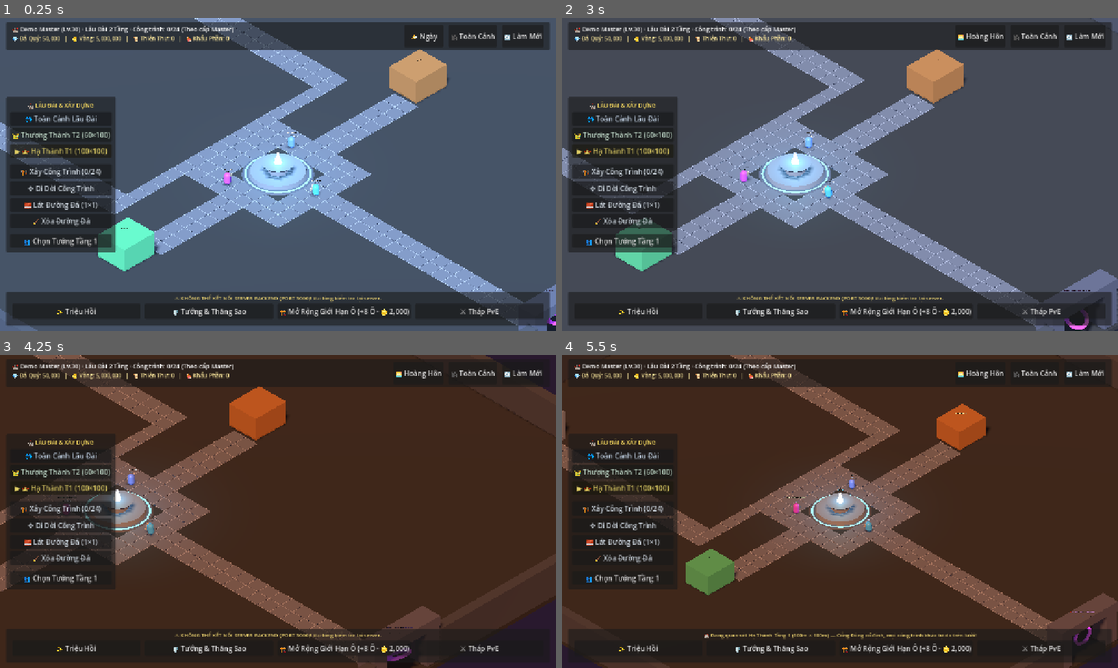
Above: before the commit, frames 1-4 (two rows, left to right).
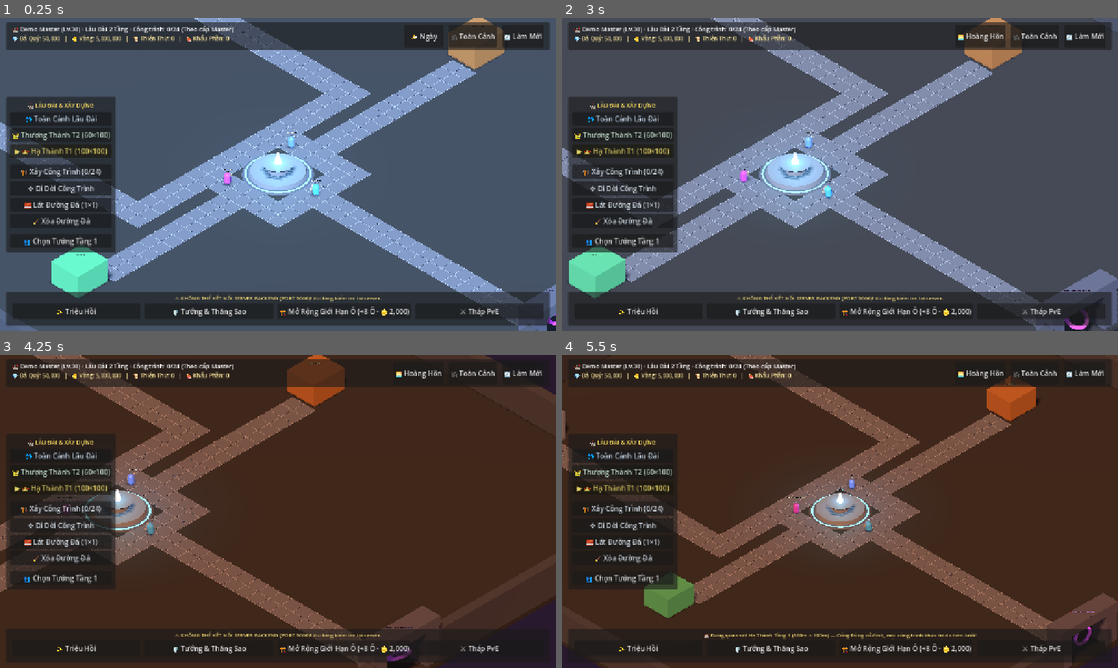
Above: after the commit, the same moments.

Repository: Zombie3012/infinity_gacha
Game: Godot game, scene res://scenes/base/isometric_base_3d.tscn
Same seed, same stepped clock (60 frames per second), same inputs: the game is played once before the commit and once after it.
Inputs (mouse positions are in pixels of both pictures, inside the frame that each line leads up to):
- Up to frame 1 (0.25 s): no input
- Up to frame 2 (3 s): click "🌤️ Ngày" at 0.5 s; click "🌅 Hoàng Hôn" at 1.25 s; click "🌙 Đêm" at 2 s; tap Enter at 2.75 s; move the mouse to (962, 158) at 2.77 s; hold D from 2.78 s (still down); tap R at 2.85 s; click (962, 158) at 2.92 s
- Up to frame 3 (4.25 s): release D at 3.5 s; drag from (166, 527) to (250, 574) at 3.52 s
- Up to frame 4 (5.5 s): click "🎥 Toàn Cảnh" at 4.25 s; move the mouse to (895, 442) at 5.02 s; hold D from 5.03 s (still down); tap Q at 5.1 s

The runs differ from the first frame. In frame 1, 8.5% of the frame differs, in the area x 9-91%, y 0-90%; in frame 2, 7.6%; in frame 3, 4.5%; in frame 4, 6.6%.

Commit message:
fix(lobby-grid): align all structures, plots, and roads to 2m grid master plan

Diff:
--- a/client-godot/scenes/base/base_plot_3d.tscn
+++ b/client-godot/scenes/base/base_plot_3d.tscn
@@ -3,13 +3,13 @@
 [ext_resource type="Script" path="res://scripts/base/base_plot_3d.gd" id="1_plotscript"]
 
 [sub_resource type="BoxMesh" id="BoxMesh_border"]
-size = Vector3(3.15, 0.14, 3.15)
+size = Vector3(3.92, 0.14, 3.92)
 
 [sub_resource type="BoxMesh" id="BoxMesh_pad"]
-size = Vector3(2.85, 0.22, 2.85)
+size = Vector3(3.72, 0.22, 3.72)
 
 [sub_resource type="BoxShape3D" id="BoxShape3D_click"]
-size = Vector3(3.1, 2.6, 3.1)
+size = Vector3(3.9, 2.6, 3.9)
 
 [node name="BasePlot3D" type="Node3D"]
 script = ExtResource("1_plotscript")
--- a/client-godot/scenes/base/isometric_base_3d.gd
+++ b/client-godot/scenes/base/isometric_base_3d.gd
@@ -34,7 +34,7 @@
 const TIER2_GX_MAX := -1
 const GRID_GZ_MIN := 1
 const GRID_GZ_MAX := 49
-const CASTLE_LAYOUT_SAVE_PATH := "user://castle_grid_layout_v2.json"
+const CASTLE_LAYOUT_SAVE_PATH := "user://castle_grid_layout_v3.json"
 
 enum GridEditMode {
 	NONE = 0,
@@ -786,39 +786,51 @@
 	return true
 
 func _get_default_plot_grid_coord(plot_num: int) -> Vector2i:
-	# Distribute default plot positions cleanly along the avenues of Tier 1 and Tier 2
+	# Clean Master-Plan distribution for all 48 2x2 Plots along the Castle Avenues (no road overlap)
 	var idx := plot_num - 1
-	if idx < 32:
-		var col := idx % 8
-		var row_group := int(idx / 8)
-		var gx := 8 + col * 4
-		var gz_table := [17, 31, 8, 40]
-		var gz: int = gz_table[row_group % 4]
-		return Vector2i(gx, gz)
-	else:
-		var t2_idx := idx - 32
-		var col := t2_idx % 4
-		var row_group := int(t2_idx / 4)
-		var gx := -26 + col * 5
-		var gz_table := [17, 31, 8, 40]
-		var gz: int = gz_table[row_group % 4]
-		return Vector2i(gx, gz)
+	var coords_table := [
+		# Tier 1 - West-North Quarter (Plots 1..4): Along Avenue North (gz=18, facing South)
+		Vector2i(6, 18), Vector2i(10, 18), Vector2i(14, 18), Vector2i(17, 18),
+		# Tier 1 - West-South Quarter (Plots 5..8): Along Avenue South (gz=30, facing North)
+		Vector2i(6, 30), Vector2i(10, 30), Vector2i(14, 30), Vector2i(17, 30),
+		# Tier 1 - West-North Secondary (Plots 9..12): North flank (gz=12)
+		Vector2i(6, 12), Vector2i(10, 12), Vector2i(14, 12), Vector2i(17, 12),
+		# Tier 1 - West-South Secondary (Plots 13..16): South flank (gz=36)
+		Vector2i(6, 36), Vector2i(10, 36), Vector2i(14, 36), Vector2i(17, 36),
+		# Tier 1 - East Gate North Boulevard (Plots 17..20): North of East Gate (gz=20)
+		Vector2i(31, 20), Vector2i(35, 20), Vector2i(39, 20), Vector2i(43, 20),
+		# Tier 1 - East Gate South Boulevard (Plots 21..24): South of East Gate (gz=28)
+		Vector2i(31, 28), Vector2i(35, 28), Vector2i(39, 28), Vector2i(43, 28),
+		# Tier 1 - Barracks & Infirmary Wings (Plots 25..32)
+		Vector2i(19, 7), Vector2i(27, 7), Vector2i(19, 10), Vector2i(27, 10),
+		Vector2i(19, 39), Vector2i(27, 39), Vector2i(19, 36), Vector2i(27, 36),
+		# Tier 2 - Upper Citadel North Terrace (Plots 33..40)
+		Vector2i(-6, 18), Vector2i(-10, 18), Vector2i(-22, 18), Vector2i(-26, 18),
+		Vector2i(-6, 12), Vector2i(-10, 12), Vector2i(-22, 12), Vector2i(-26, 12),
+		# Tier 2 - Upper Citadel South Terrace (Plots 41..48)
+		Vector2i(-6, 30), Vector2i(-10, 30), Vector2i(-22, 30), Vector2i(-26, 30),
+		Vector2i(-6, 36), Vector2i(-10, 36), Vector2i(-22, 36), Vector2i(-26, 36)
+	]
+	if idx >= 0 and idx < coords_table.size():
+		return coords_table[idx]
+	return Vector2i(6 + (idx % 6) * 4, 18)
 
 func _load_or_init_castle_grid_layout() -> void:
 	_grid_structures.clear()
 	_grid_roads.clear()
 
-	# Default landmark placements
-	_grid_structures["FOUNTAIN"] = { "gx": 23, "gz": 23, "rot": 0 }      # Center of Tier 1 (X=0, Z=0)
-	_grid_structures["SUMMON_ALTAR"] = { "gx": -17, "gz": 23, "rot": 0 } # Center of Tier 2 (X=-80, Z=0)
-	_grid_structures["BARRACKS"] = { "gx": 23, "gz": 11, "rot": 0 }      # North Courtyard Tier 1 (X=-1, Z=-25)
-	_grid_structures["INFIRMARY"] = { "gx": 23, "gz": 36, "rot": 0 }     # South Courtyard Tier 1 (X=-1, Z=+25)
-
+	# 1. Default Landmark Placements (Aligned with Royal Master Plan Grid)
+	_grid_structures["FOUNTAIN"] = { "gx": 23, "gz": 23, "rot": 0 }      # Center of Tier 1 (4x4, World X=0.0, Z=0.0)
+	_grid_structures["SUMMON_ALTAR"] = { "gx": -17, "gz": 23, "rot": 0 } # Center of Tier 2 (4x4, World X=-80.0, Z=0.0)
+	_grid_structures["BARRACKS"] = { "gx": 23, "gz": 6, "rot": 0 }       # North Courtyard Tier 1 (3x3, gx=23..25, gz=6..8, aligned with N-S Avenue)
+	_grid_structures["INFIRMARY"] = { "gx": 23, "gz": 40, "rot": 0 }     # South Courtyard Tier 1 (3x3, gx=23..25, gz=40..42, aligned with N-S Avenue)
+
+	# 2. Default Plot Positions (Plots 1..48)
 	for p_num in range(1, MAX_TOTAL_PLOTS + 1):
 		var def_cell := _get_default_plot_grid_coord(p_num)
 		_grid_structures["PLOT:%d" % p_num] = { "gx": def_cell.x, "gz": def_cell.y, "rot": 0 }
 
-	# Default Grand Cobblestone Road Network connecting East Gate -> Fountain -> Stairs -> Summon Altar
+	# 3. Default Grand Cobblestone Road Network connecting All Landmarks & Avenues
 	_populate_default_road_network()
 
 	if FileAccess.file_exists(CASTLE_LAYOUT_SAVE_PATH):
@@ -827,7 +839,7 @@
 			var raw := f.get_as_text()
 			f.close()
 			var parsed: Variant = JSON.parse_string(raw)
-			if parsed is Dictionary:
+			if parsed is Dictionary and int(parsed.get("version", 0)) >= 3:
 				var saved_structs: Variant = parsed.get("structures", {})
 				if saved_structs is Dictionary:
 					for k in saved_structs.keys():
@@ -841,43 +853,63 @@
 							_grid_roads[str(rk)] = true
 
 func _populate_default_road_network() -> void:
-	# 1. East Gate (gx=46) to Fountain (gx=27) along Z=0 (gz=24, 25)
-	for gx in range(27, 47):
+	# --- TIER 1 (HẠ THÀNH) ROAD NETWORK ---
+	# 1. Grand East Boulevard: From East Gate (gx=46) to Fountain Plaza (gx=28) along gz=24, 25
+	for gx in range(28, 47):
 		_grid_roads["%d,24" % gx] = true
 		_grid_roads["%d,25" % gx] = true
-	# 2. Ring road around Fountain (gx in [21, 28], gz in [21, 28] perimeter)
+
+	# 2. Fountain Grand Plaza Ring: 2-cell wide cobblestone belt around Fountain (gx in [23, 26], gz in [23, 26])
 	for gx in range(21, 29):
 		for gz in range(21, 29):
-			if gx == 21 or gx == 22 or gx == 27 or gx == 28 or gz == 21 or gz == 22 or gz == 27 or gz == 28:
-				if not (gx >= 23 and gx <= 26 and gz >= 23 and gz <= 26):
-					_grid_roads["%d,%d" % [gx, gz]] = true
-	# 3. North-South Avenue from Fountain to Barracks (gz=14..20) and Infirmary (gz=29..35)
-	for gz in range(14, 21):
+			if not (gx >= 23 and gx <= 26 and gz >= 23 and gz <= 26):
+				_grid_roads["%d,%d" % [gx, gz]] = true
+
+	# 3. North-South Central Avenue:
+	# - North Avenue: From Fountain Plaza (gz=20) to Barracks entrance (gz=9) along gx=24, 25
+	for gz in range(9, 21):
 		_grid_roads["24,%d" % gz] = true
 		_grid_roads["25,%d" % gz] = true
-	for gz in range(29, 36):
+	# - South Avenue: From Fountain Plaza (gz=29) to Infirmary entrance (gz=39) along gx=24, 25
+	for gz in range(29, 40):
 		_grid_roads["24,%d" % gz] = true
 		_grid_roads["25,%d" % gz] = true
-	# 4. Westward Avenues from Fountain to Twin Staircases (gx=5..20 at gz=15,16 and gz=33,34)
+
+	# 4. Westward Avenues connecting Fountain to Twin Staircases (gx=5..21):
+	# - North-West Avenue to Staircase 1 (Z = -18.0): gz=15, 16
+	for gx in range(5, 22):
+		_grid_roads["%d,15" % gx] = true
+		_grid_roads["%d,16" % gx] = true
+	# - South-West Avenue to Staircase 2 (Z = +18.0): gz=33, 34
+	for gx in range(5, 22):
+		_grid_roads["%d,33" % gx] = true
+		_grid_roads["%d,34" % gx] = true
+	# - West Link Road along gx=21, 22 connecting Fountain Plaza to North & South Avenues
 	for gz in range(15, 35):
-		_grid_roads["20,%d" % gz] = true
-	for gx in range(5, 21):
+		_grid_roads["21,%d" % gz] = true
+		_grid_roads["22,%d" % gz] = true
+
+	# --- TIER 2 (THƯỢNG THÀNH) ROAD NETWORK ---
+	# 5. From Twin Staircase tops (gx=-1..-3) westward to Summon Altar Avenue (gx=-13):
+	for gx in range(-13, 0):
 		_grid_roads["%d,15" % gx] = true
 		_grid_roads["%d,16" % gx] = true
 		_grid_roads["%d,33" % gx] = true
 		_grid_roads["%d,34" % gx] = true
-	# 5. Tier 2 Upper Citadel Roads from Staircase tops (gx=-2..-13) to Summon Altar (gx=-17, gz=23)
-	for gx in range(-13, -1):
-		_grid_roads["%d,15" % gx] = true
-		_grid_roads["%d,16" % gx] = true
-		_grid_roads["%d,33" % gx] = true
-		_grid_roads["%d,34" % gx] = true
+	# - Tier 2 Connecting Boulevard along gx=-13, -12
 	for gz in range(15, 35):
 		_grid_roads["-13,%d" % gz] = true
+		_grid_roads["-12,%d" % gz] = true
+
+	# 6. Summon Altar Grand Plaza Ring: Cobblestone belt around Summon Altar (gx in [-17, -14], gz in [23, 26])
+	for gx in range(-19, -11):
+		for gz in range(21, 29):
+			if not (gx >= -17 and gx <= -14 and gz >= 23 and gz <= 26):
+				_grid_roads["%d,%d" % [gx, gz]] = true
 
 func _save_castle_grid_layout() -> void:
 	var payload := {
-		"version": 2,
+		"version": 3,
 		"structures": _grid_structures,
 		"roads": _grid_roads
 	}
@@ -2180,6 +2212,20 @@
 	if not any_built:
 		_add_inspector_info("Chưa có công trình chức năng nào được xây dựng.", Color(0.75, 0.8, 0.88))
 
+	_add_inspector_section_header("🔄 KHÔI PHỤC QUY HOẠCH HOÀNG GIA", Color(1.0, 0.72, 0.42))
+	_add_inspector_button(
+		"🔄 Đặt Lại Toàn Bộ Bố Cục & Đường Đá Mặc Định",
+		func():
+			if FileAccess.file_exists(CASTLE_LAYOUT_SAVE_PATH):
+				DirAccess.remove_absolute(CASTLE_LAYOUT_SAVE_PATH)
+			_load_or_init_castle_grid_layout()
+			_setup_grid_overlay_and_roads()
+			_apply_all_grid_transforms()
+			_save_castle_grid_layout()
+			status_banner_label.text = "🏛️ Đã khôi phục toàn bộ Bố Cục Hoàng Gia & Đường Đá chuẩn lưới 2m×2m!"
+			_re_render_inspector_if_open()
+	)
+
 func _open_floor_hero_manager(target_floor: int) -> void:
 	if _selected_plot != null and is_instance_valid(_selected_plot):
 		_selected_plot.set_selected(false)
